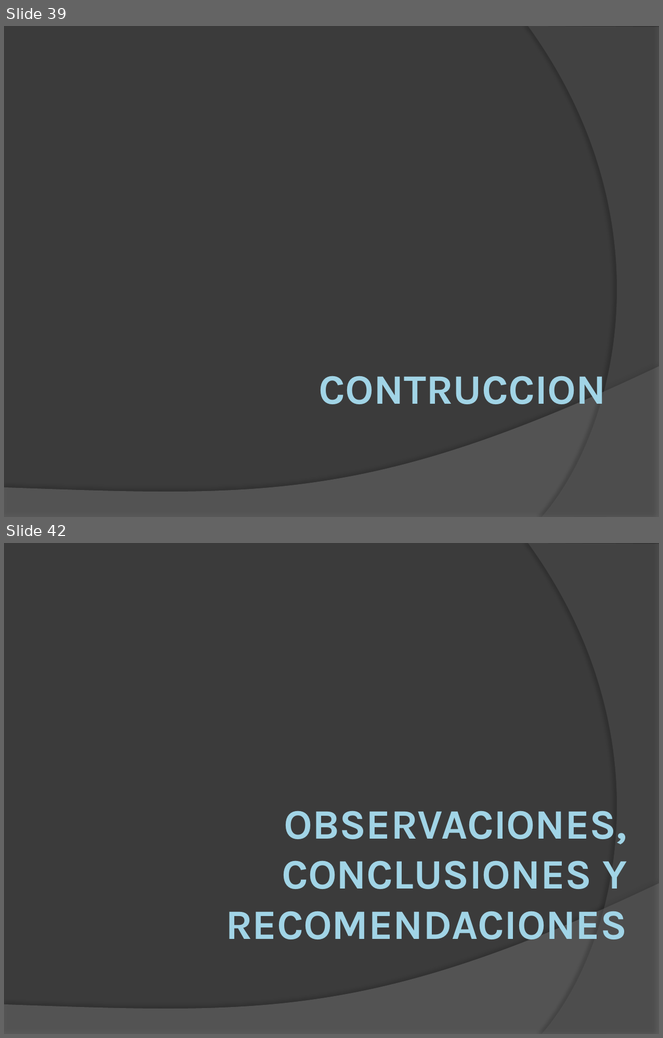
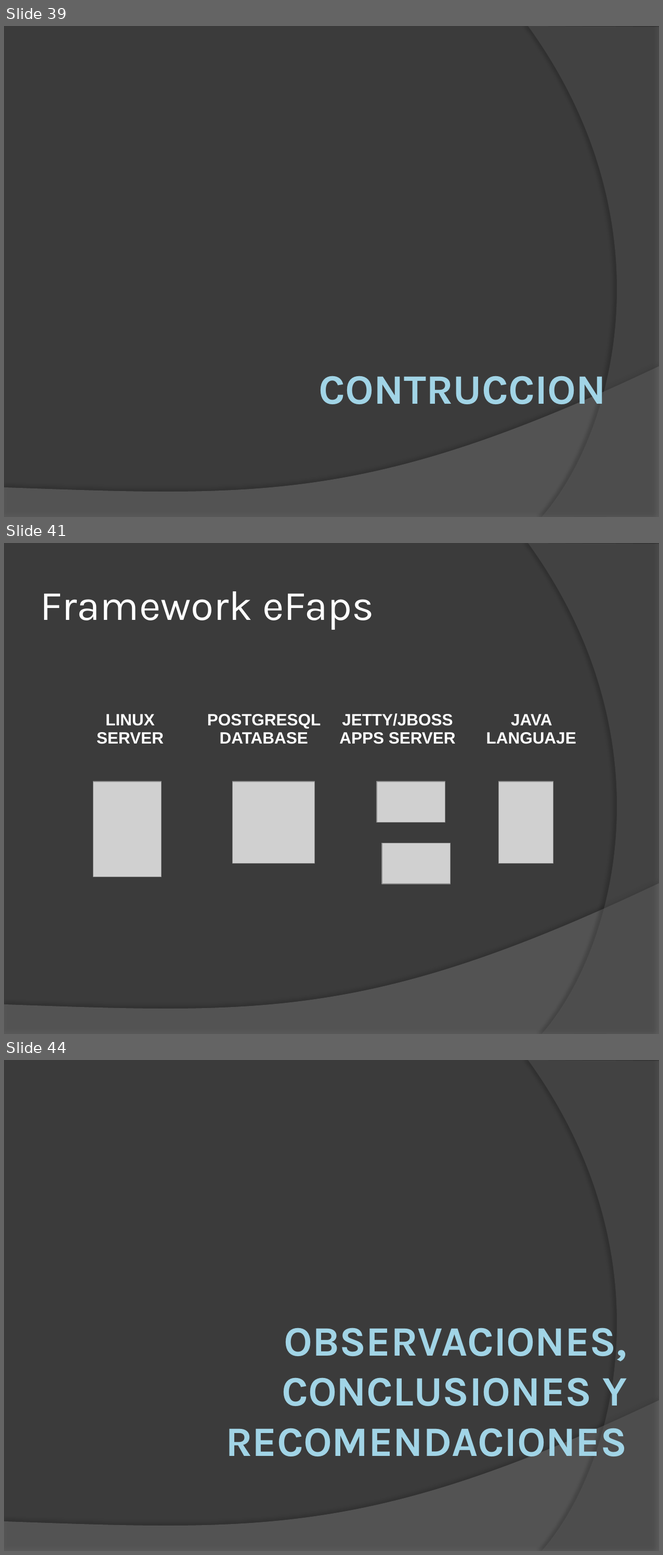
Before and after one commit to jmoics/JX_Market, a slide deck: JX_Market/trunk/Tesis 03_09_2012.pptx. Shown one above the other, each under a label of ours: slides 39 and 42 before the commit, slides 39, 41 and 44 after it; the slides between them are not shown. The pictures are 663x1038 and 663x1555 pixels, drawn with LibreOffice and Linux fonts; fonts in the diff are those of the drawing; grey boxes stand for pictures. Boxes give left, top, right and bottom in pixels: in the first picture for what was removed or moved away, otherwise in the second. Text is boxed around its words. In the diff, an @@ line names an element or a change of style, - is before the commit and + after.

```diff
--- a/JX_Market/trunk/Tesis 03_09_2012.pptx
+++ b/JX_Market/trunk/Tesis 03_09_2012.pptx
@@ slide 41 added at box(4, 543, 659, 1034), background #3B3B3B; not listed: 2 template elements that a slide beside it also shows @@
@@ title added at box(40, 591, 374, 630), 46 pt, text #FFFFFF @@
+Framework eFaps
@@ table added at box(64, 707, 598, 951), 1 rows, 4 columns @@
+LINUX SERVER | POSTGRESQL DATABASE | JETTY/JBOSS APPS SERVER | JAVA LANGUAJE
@@ picture added at box(93, 782, 161, 877) @@
@@ picture added at box(233, 782, 314, 863) @@
@@ picture added at box(377, 782, 445, 822) @@
@@ picture added at box(499, 782, 553, 863) @@
@@ picture added at box(382, 843, 450, 884) @@
@@ what was slide 42 is now slide 44 @@
```
Also in this commit, not shown: 8 slides changed, 1 other slide added, 1 other file.
